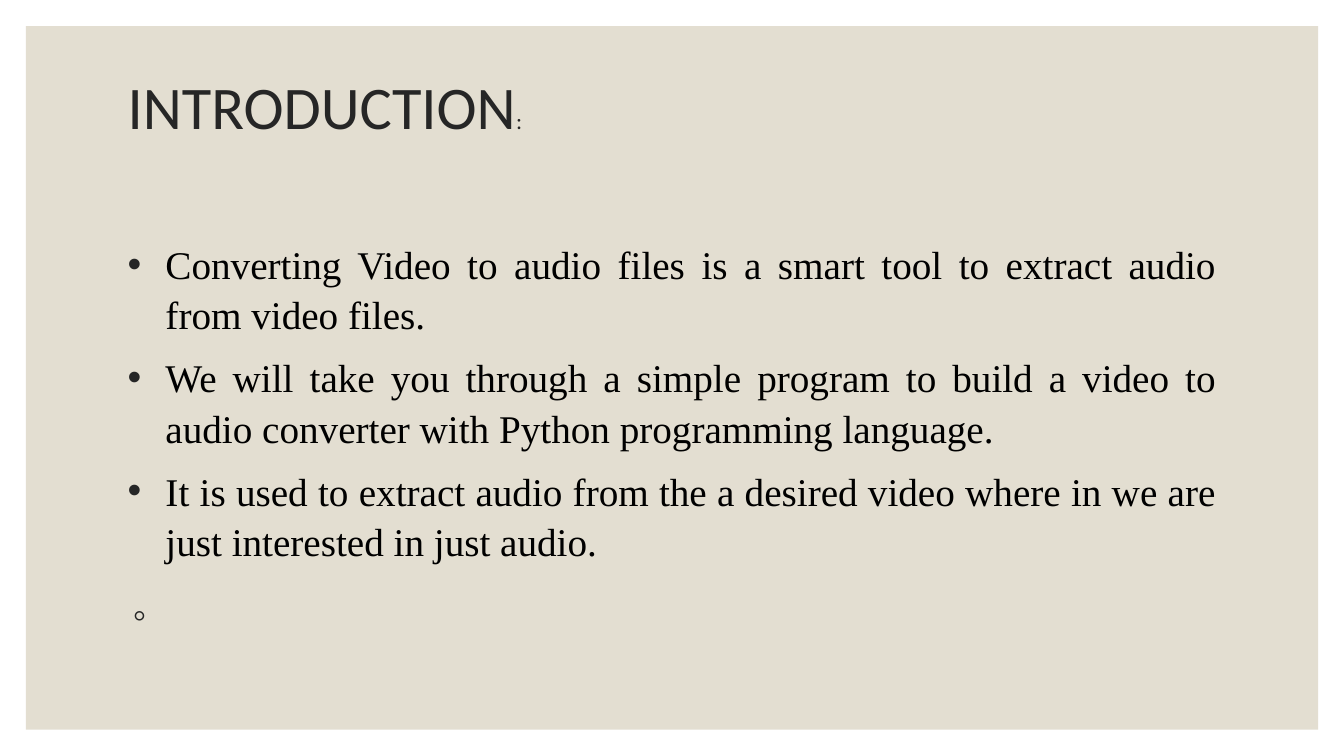
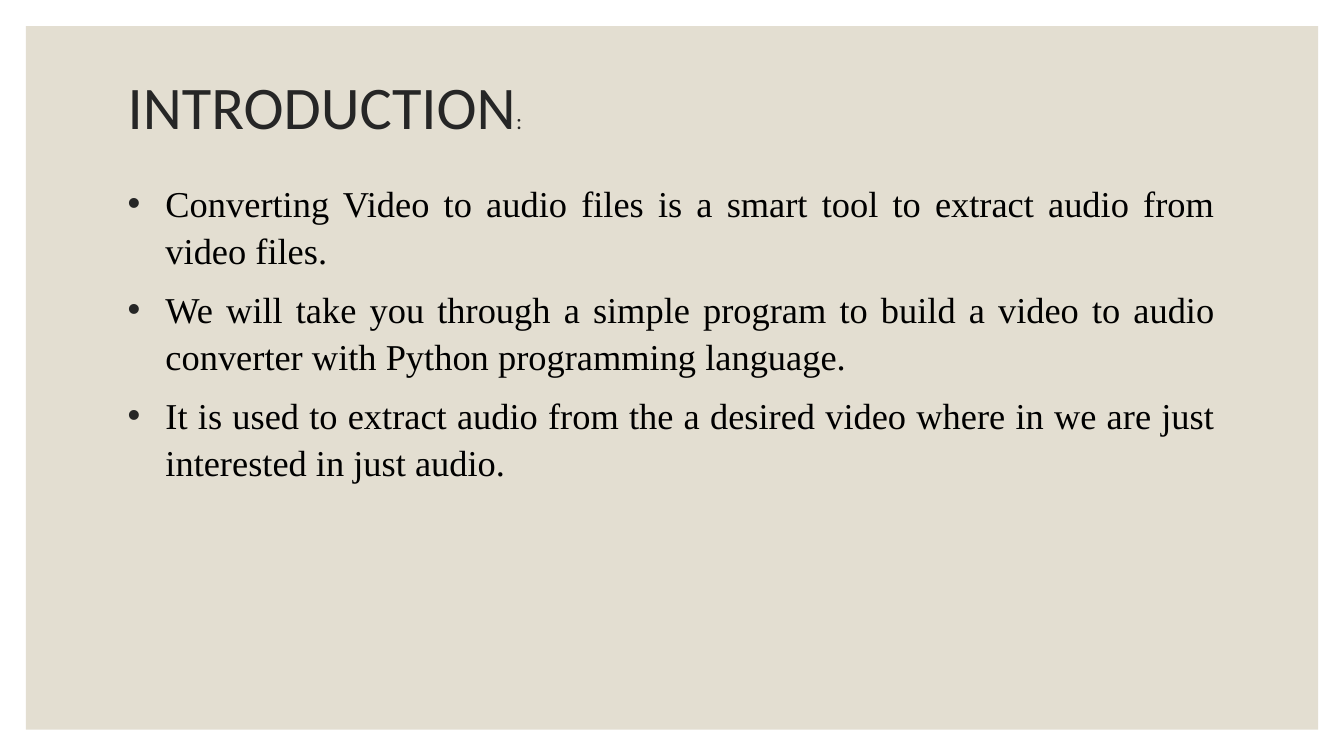
Before and after one commit to ABHRAMVIDIYALA/VIDEO_TO_AUDIO, a slide deck: slide 3 of VIDEO TO AUDIO CONVERTER.pptx. Drawn at 1344x756 pixels with LibreOffice and Linux fonts; fonts in the diff are those of the drawing. Boxes give left, top, right and bottom in pixels: in the first picture for what was removed or moved away, otherwise in the second. Text is boxed around its words. In the diff, an @@ line names an element or a change of style, - is before the commit and + after.

```diff
--- a/VIDEO TO AUDIO CONVERTER.pptx
+++ b/VIDEO TO AUDIO CONVERTER.pptx
@@ text "Converting Video to audio files ...": place and size @@
-text "Converting Video to audio files ..." at [165,251,1216,563]
+text "Converting Video to audio files ..." at [165,191,1214,483]
@@ text "Converting Video to audio files ..." at [165,191,1214,483]: size 28 to 26 pt @@
```
Also in this commit, not shown: 5 other slides changed, 9 slides added.
